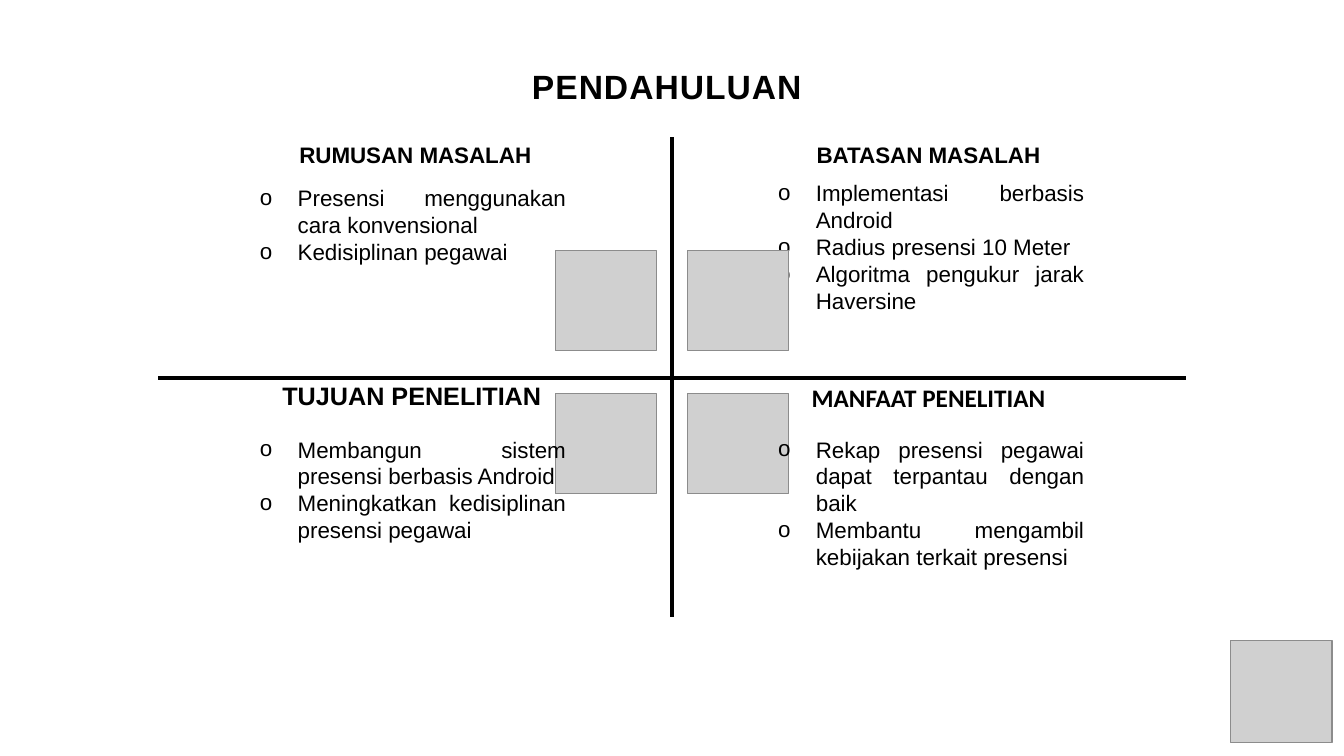
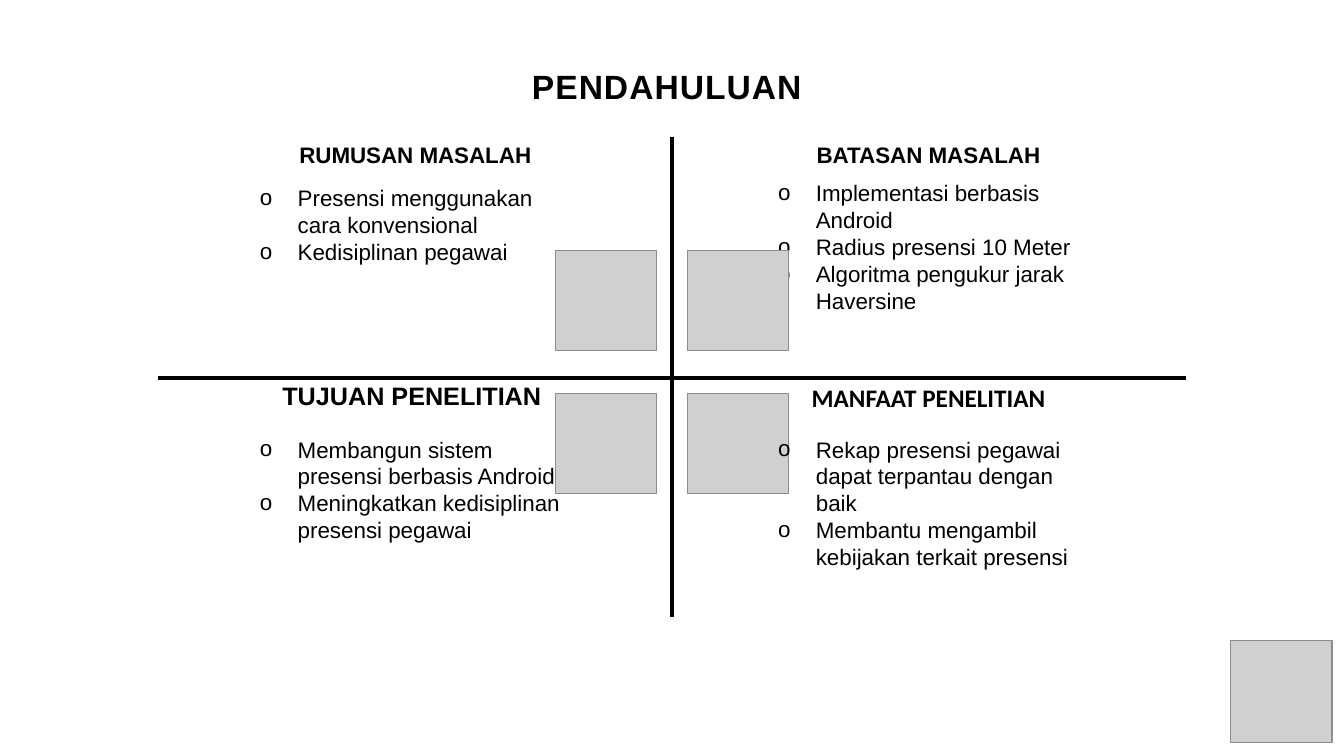
Before and after one commit to gunadermawan/skripsi, a slide deck: slide 3 of dokumen/ppt_skripsi.pptx. Drawn at 1344x756 pixels with LibreOffice and Linux fonts; fonts in the diff are those of the drawing; grey boxes stand for pictures. Boxes give left, top, right and bottom in pixels: in the first picture for what was removed or moved away, otherwise in the second. Text is boxed around its words. In the diff, an @@ line names an element or a change of style, - is before the commit and + after.

```diff
--- a/dokumen/ppt_skripsi.pptx
+++ b/dokumen/ppt_skripsi.pptx
@@ alignment justified to left in 4 elements at <box>298,189,533,265</box>, <box>816,184,1070,310</box>, <box>298,441,560,543</box>, <box>816,441,1067,570</box> @@
```
Also in this commit, not shown: 3 other slides changed, 3 slides added, 1 other file.
